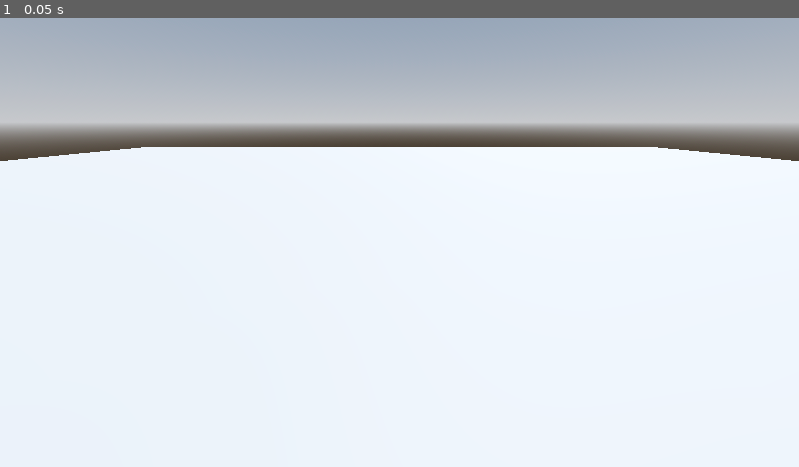
Above: before the commit, frame 1.
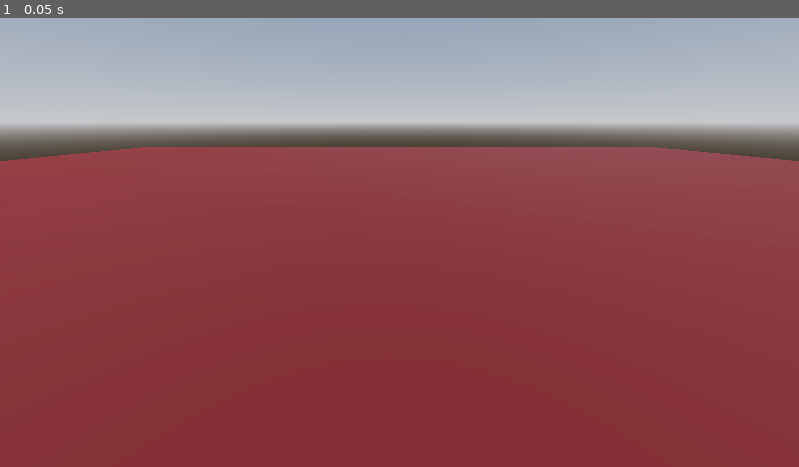
Above: after the commit, the same moment.

Repository: a-meriac/FPS_Tag
Game: Godot game, scene res://test.tscn
Two runs of this game, one before a commit and one after it. Both use one fixed random seed, a clock stepped at 60 frames per second and the inputs below. The project has no main scene, so this scene is started directly.
Inputs:
- Up to frame 1 (0.05 s): no input

The runs differ from the first frame. In frame 1, 71% of the frame differs, in the area x 0-100%, y 28-100%.

Commit message:
added two objects and changed one color

Diff:
--- a/test.tscn
+++ b/test.tscn
@@ -13,8 +13,18 @@
 tonemap_mode = 2
 glow_enabled = true
 
+[sub_resource type="PlaceholderMaterial" id="PlaceholderMaterial_os8p4"]
+
+[sub_resource type="StandardMaterial3D" id="StandardMaterial3D_8j1nv"]
+next_pass = SubResource("PlaceholderMaterial_os8p4")
+albedo_color = Color(0.262745, 0, 0, 1)
+
 [sub_resource type="PlaneMesh" id="PlaneMesh_ejddu"]
 size = Vector2(10, 10)
+
+[sub_resource type="CylinderMesh" id="CylinderMesh_hegpm"]
+
+[sub_resource type="CylinderMesh" id="CylinderMesh_wlalr"]
 
 [node name="Test" type="Node3D"]
 transform = Transform3D(1.28323, 0, 0, 0, 1.28323, 0, 0, 0, 1.28323, 0, 0, 0)
@@ -30,5 +40,15 @@
 transform = Transform3D(1, 0, 0, 0, 0.924945, 0.380102, 0, -0.380102, 0.924945, 0, 0.451206, 1.14461)
 
 [node name="MeshInstance3D" type="MeshInstance3D" parent="."]
+material_override = SubResource("StandardMaterial3D_8j1nv")
 mesh = SubResource("PlaneMesh_ejddu")
 skeleton = NodePath("../Camera3D")
+
+[node name="MeshInstance3D" type="MeshInstance3D" parent="MeshInstance3D"]
+transform = Transform3D(1, 0, 0, 0, 1, 0, 0, 0, 1, -3.11651, 3.71591e-07, 2.28841)
+mesh = SubResource("CylinderMesh_hegpm")
+skeleton = NodePath("../Camera3D")
+
+[node name="MeshInstance3D2" type="MeshInstance3D" parent="MeshInstance3D"]
+transform = Transform3D(1, 0, 0, 0, 0.582991, 0, 0, 0, 1, -2.85446, 0, -0.273661)
+mesh = SubResource("CylinderMesh_wlalr")
Not shown: 1 places in test.tscn that only renumber resources
